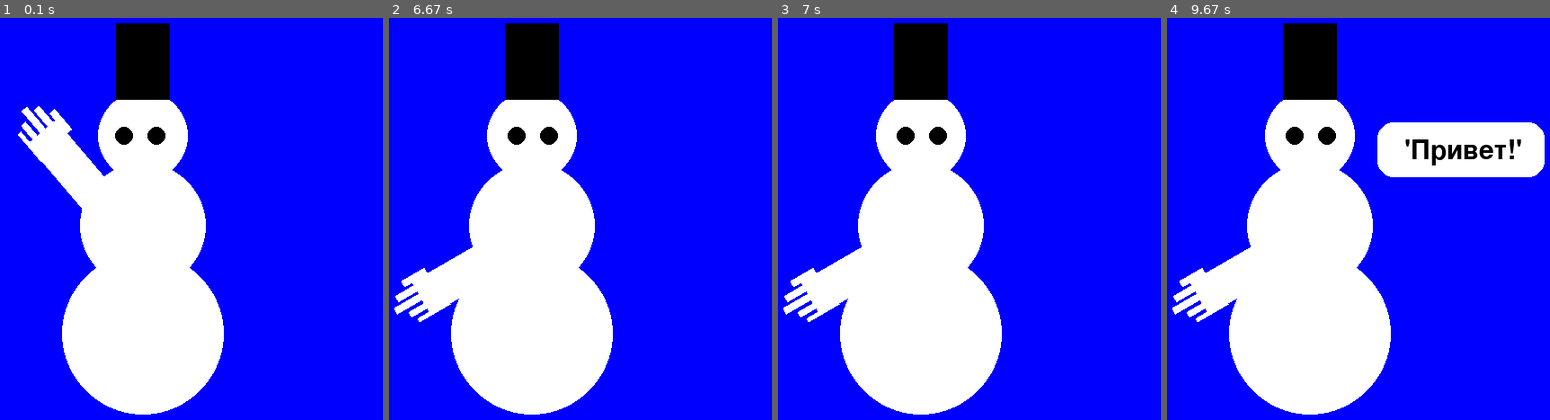
Above: before the commit, frames 1-4 (left to right).
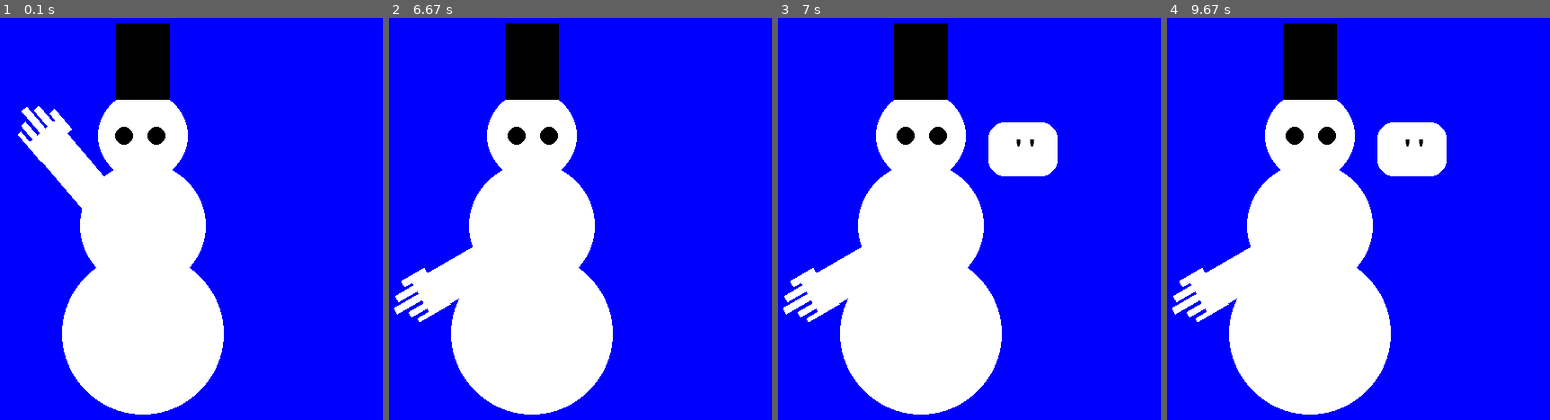
Above: after the commit, the same moments.

Repository: Tomaskis777/demoqa
Game: pygame game, started from PYGAME/GAME/Start.py
Two runs of this game, one before a commit and one after it. Both use one fixed random seed, a clock stepped at 60 frames per second and the inputs below.
Inputs:
- Up to frame 1 (0.1 s): no input
- Up to frame 2 (6.67 s): no input
- Up to frame 3 (7 s): no input
- Up to frame 4 (9.67 s): no input

Frames 1-2 are identical in both runs. In frame 3, 2.3% of the frame differs, in the area x 54-74%, y 25-40%; in frame 4, 3.8%, in the area x 54-99%, y 25-40%.

Commit message:
Firs comit

Diff:
--- a/PYGAME/GAME/Start.py
+++ b/PYGAME/GAME/Start.py
@@ -90,11 +90,16 @@
 font = pygame.font.Font(None, 45)  # Вы можете изменить размер шрифта по необходимости
 
 show_bubble = False
+bubble_displayed = False
+second_bubble_displayed = False  # Флаг для отслеживания второго облачка
 bubble_interval = 3.72
 bubble_display_duration = 2  # Длительность отображения облачка в секундах
 bubble_appear_time = time.time() + bubble_interval
 bubble_disappear_time = None
 
+second_bubble_display_duration = 3  # Длительность отображения второго облачка в секундах
+second_bubble_appear_time = None
+second_bubble_disappear_time = None
 stop_movement = False
 
 running = True
@@ -141,9 +146,10 @@
         angle = 120
 
     current_time = time.time()
-    if current_time >= bubble_appear_time and not show_bubble:
+    if current_time >= bubble_appear_time and not bubble_displayed:
         show_bubble = True
         stop_movement = True
+        bubble_displayed = True
         bubble_disappear_time = current_time + bubble_display_duration
         for circle in left_circles:
             circle['speed_x'] = 0
@@ -157,8 +163,18 @@
         draw_speech_bubble(screen, (475, 185), "'Привет!'", font, (0, 0, 0), (255, 255, 255))
         if current_time >= bubble_disappear_time:
             show_bubble = False
-            stop_movement = True
-        bubble_appear_time = current_time + bubble_interval
+            second_bubble_appear_time = current_time + 1  # Задаем время появления второго облачка через 1 секунду
+
+    # Проверка времени появления второго облачка
+    if second_bubble_appear_time and current_time >= second_bubble_appear_time and not second_bubble_displayed:
+        second_bubble_displayed = True
+        second_bubble_disappear_time = current_time + second_bubble_display_duration
+
+    # Отрисовка второго облачка с текстом "HELLO" для ответа
+    if second_bubble_displayed:
+        draw_speech_bubble(screen, (475, 185), "' '", font, (0, 0, 0), (255, 255, 255))
+        if current_time >= second_bubble_disappear_time:
+            second_bubble_displayed = False
 
     pygame.display.flip()
 
--- a/PYGAME/GAME/test_page.py
+++ b/PYGAME/GAME/test_page.py
@@ -39,11 +39,11 @@
 def update_position(objects, min_x, max_x, min_y, max_y):
     for obj in objects:
         obj['center'][0] += obj['speed_x']
-        obj['center'][1'] += obj['speed_y']
+        obj['center'][1] += obj['speed_y']
 
         if obj['center'][0] > max_x - obj["radius"] or obj['center'][0] < min_x + obj["radius"]:
             obj["speed_x"] = -obj["speed_x"]
-        if obj['center'][1'] > max_y - obj["radius"] or obj['center'][1] < min_y + obj["radius"]:
+        if obj['center'][1] > max_y - obj["radius"] or obj['center'][1] < min_y + obj["radius"]:
             obj["speed_y"] = -obj["speed_y"]
 
 circles = [
@@ -84,10 +84,16 @@
 
 # Переменные для управления появлением облачка
 show_bubble = False
-bubble_interval = 3  # Промежуток времени в секундах до появления облачка
-bubble_display_duration = 2  # Длительность отображения облачка в секундах
+bubble_displayed = False  # Новый флаг, чтобы отслеживать, было ли облачко показано
+second_bubble_displayed = False  # Флаг для отслеживания второго облачка
+bubble_interval = 3  # Промежуток времени в секундах до появления первого облачка
+bubble_display_duration = 2  # Длительность отображения первого облачка в секундах
 bubble_appear_time = time.time() + bubble_interval
 bubble_disappear_time = None
+
+second_bubble_display_duration = 3  # Длительность отображения второго облачка в секундах
+second_bubble_appear_time = None
+second_bubble_disappear_time = None
 
 # Переменные для остановки движения
 stop_movement = False
@@ -129,11 +135,12 @@
         rotated_hand_rect = rotated_hand_surface.get_rect(midbottom=(335, 370))
         screen.blit(rotated_hand_surface, rotated_hand_rect)
 
-    # Проверка времени появления облачка
+    # Проверка времени появления первого облачка
     current_time = time.time()
-    if current_time >= bubble_appear_time and not show_bubble:
+    if current_time >= bubble_appear_time and not bubble_displayed:
         show_bubble = True
         stop_movement = True
+        bubble_displayed = True  # Устанавливаем флаг, что первое облачко было показано
         bubble_disappear_time = current_time + bubble_display_duration
         # Останавливаем движение circles
         for circle in left_circles:
@@ -143,12 +150,23 @@
             circle['speed_x'] = 0
             circle['speed_y'] = 0
 
-    # Отрисовка облачка с текстом "HI"
+    # Отрисовка первого облачка с текстом "HI"
     if show_bubble:
         draw_speech_bubble(screen, (350, 200), "HI", font, (0, 0, 0), (255, 255, 255))
         if current_time >= bubble_disappear_time:
             show_bubble = False
-            # Движение объектов не возобновляется, они остаются остановленными
+            second_bubble_appear_time = current_time + 1  # Задаем время появления второго облачка через 1 секунду
+
+    # Проверка времени появления второго облачка
+    if second_bubble_appear_time and current_time >= second_bubble_appear_time and not second_bubble_displayed:
+        second_bubble_displayed = True
+        second_bubble_disappear_time = current_time + second_bubble_display_duration
+
+    # Отрисовка второго облачка с текстом "HELLO" для ответа
+    if second_bubble_displayed:
+        draw_speech_bubble(screen, (350, 200), "HELLO", font, (0, 0, 0), (255, 255, 255))
+        if current_time >= second_bubble_disappear_time:
+            second_bubble_displayed = False
 
     pygame.display.flip()
 
